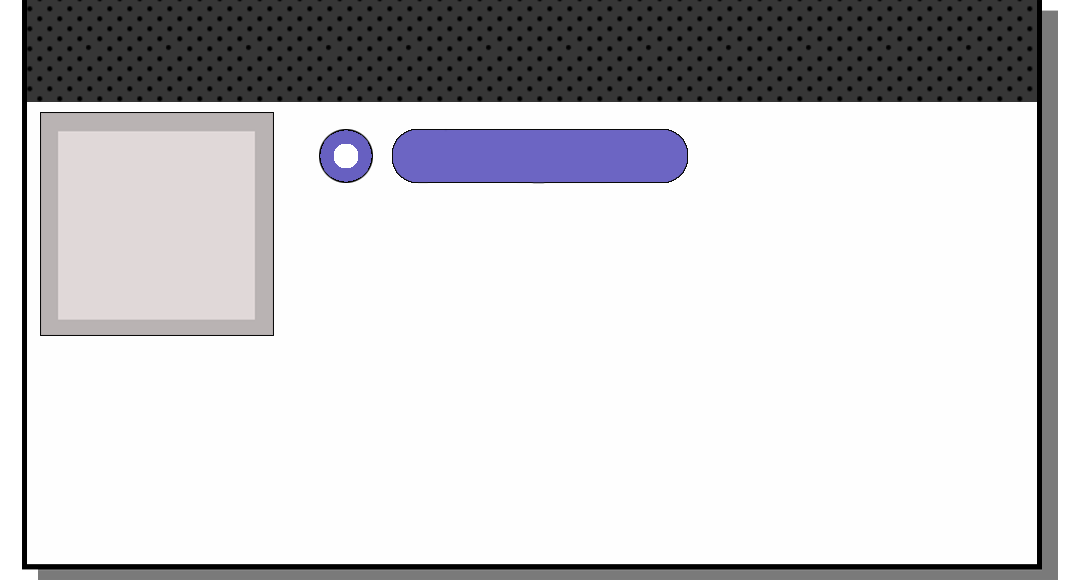
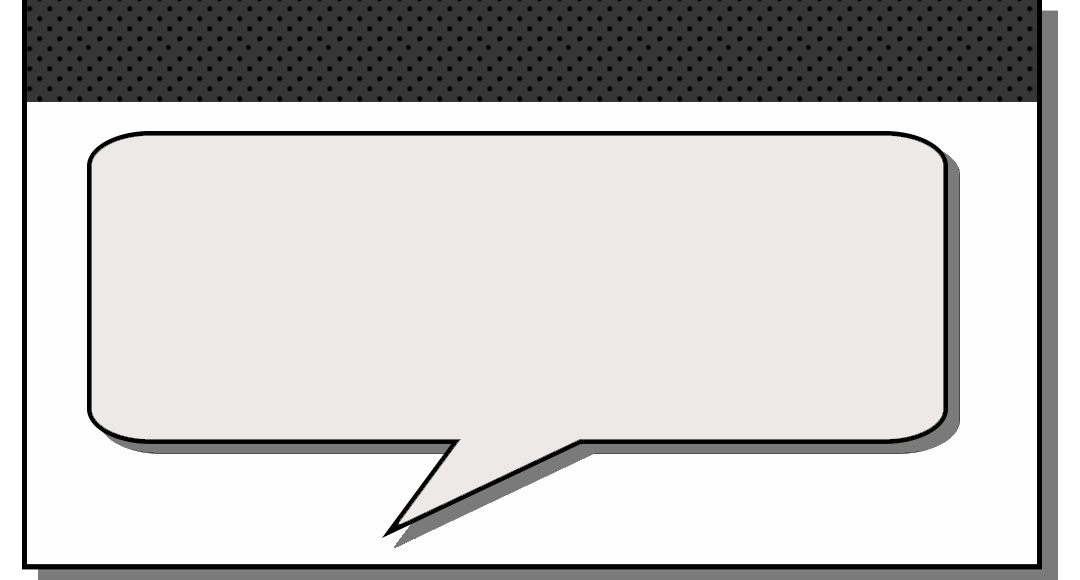
Layer changes from the first 1080×580 image to the second:
added layer "Shape 1" above "Shape 1 copy" over (87, 131, 948, 538)
added layer "Shape 1 copy" above "Fedback Star Container" over (99, 141, 960, 548)
hid "Skill Bullet" over (319, 128, 688, 184)
hid "Image frame" over (40, 112, 274, 336)
